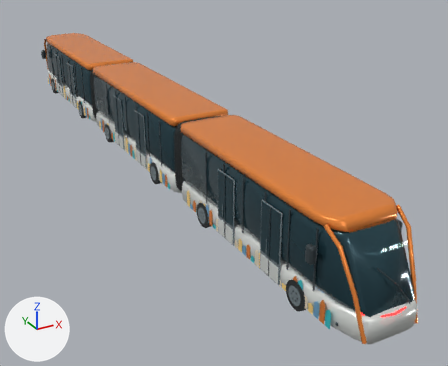
Two versions of the glTF model public/assets/art.glb, one commit apart.
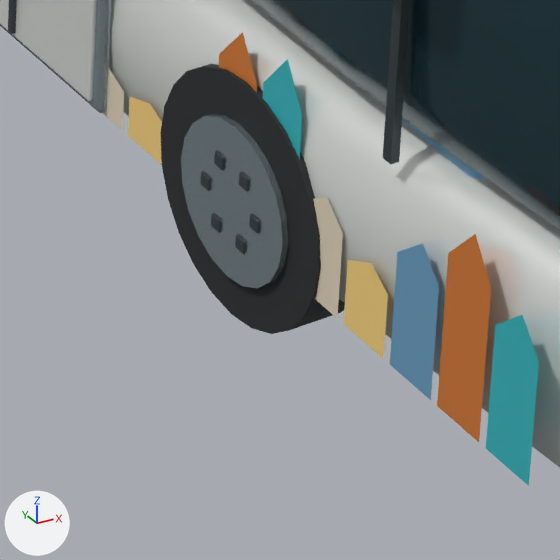
The first picture shows the older version from a camera (50 mm lens) standing at (-10.6, -36.7, 10.9) and looking at (2.3, -13.2, -0.9). The close-ups show the older and then the newer version on the part from 60% to 74% of the width and 74% to 93% of the height of that picture. Only the edits that show in the close-ups are written down. Every picture has the same lights, and +X, +Y and +Z are marked at lower left. Where no turn or scale is listed for an object, it has been applied to the vertices. Vertices at exactly the same position are counted once.

Objects in the first close-up: 'section_rear_blue', 'section_rear_dark', 'section_rear_door_left_0_pearl', 'section_rear_door_left_0_steel', 'section_rear_glass', 'section_rear_orange', 'section_rear_pearl', 'section_rear_sand', 'section_rear_steel', 'section_rear_teal', 'section_rear_wheel_left_0', 'section_rear_yellow' and 1 more.
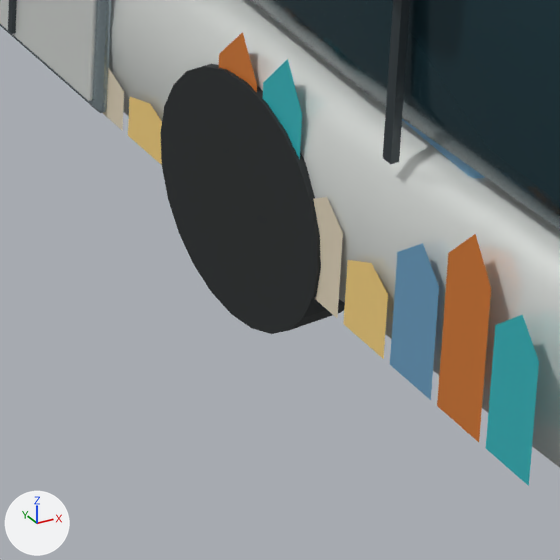
Changed parts and their boxes (x1, y1, x2, y2) in the close-ups (560 x 560 px; the box of a moved part takes in the faces that stretch with it):
'section_rear_steel', reshaped (not visible afterwards): before (181, 114, 288, 288)
'section_rear_dark', reshaped: before (200, 0, 410, 254); after (383, 0, 410, 164)
part 1 of me_cube_157, moved or reshaped (not visible afterwards): before (200, 171, 211, 191)
part 2 of me_cube_157, moved or reshaped (not visible afterwards): before (214, 151, 225, 170)
part 3 of me_cube_157, moved or reshaped (not visible afterwards): before (239, 172, 250, 191)
part 4 of me_cube_157, moved or reshaped (not visible afterwards): before (249, 214, 260, 233)
part 5 of me_cube_157, moved or reshaped (not visible afterwards): before (235, 234, 246, 254)
part 6 of me_cube_157, moved or reshaped (not visible afterwards): before (211, 213, 222, 232)

Diff of the bpy script that builds the scene:
```diff
--- a/public/assets/art.glb.py
+++ b/public/assets/art.glb.py
@@ me_cube_157 @@
 me_cube_157.from_pydata(...)  # 2328 vertices, 4484 faces; spans x -1.64..1.64, y -5.63..4.8, z -0.23..2.53
 # used by ob_section_rear_dark; location = (0.0, -21.2, 0.56)
+# me_cube_157 part 1: the loose piece of 80 vertices spanning x -1.38..-1.36, y -2.88..-2.82, z -0.1..-0.04 is moved by (0.16, 0.0, 0.0)
+# me_cube_157 part 2: the loose piece of 80 vertices spanning x -1.38..-1.36, y -2.95..-2.9, z 0.03..0.09 is moved by (0.16, 0.0, 0.0)
+# me_cube_157 part 3: the loose piece of 80 vertices spanning x -1.38..-1.36, y -3.1..-3.05, z 0.03..0.09 is moved by (0.16, 0.0, 0.0)
+# me_cube_157 part 4: the loose piece of 80 vertices spanning x -1.38..-1.36, y -3.18..-3.12, z -0.1..-0.04 is moved by (0.16, 0.0, 0.0)
+# me_cube_157 part 5: the loose piece of 80 vertices spanning x -1.38..-1.36, y -3.1..-3.05, z -0.23..-0.17 is moved by (0.16, 0.0, 0.0)
+# me_cube_157 part 6: the loose piece of 80 vertices spanning x -1.38..-1.36, y -2.95..-2.9, z -0.23..-0.17 is moved by (0.16, 0.0, 0.0)
 me_cube_157.materials.append(mat_dark)
@@ me_passenger_handrail_004 @@
 # used by ob_section_rear_steel; location = (0.0, -21.2, 0.0)
-me_passenger_handrail_004.from_pydata(...)  # 192 vertices, 336 faces; spans x -1.37..1.37, y -4.0..4.0, z 0.18..2.85
+me_passenger_handrail_004.from_pydata(...)  # 192 vertices, 336 faces; spans x -1.21..1.21, y -4.0..4.0, z 0.18..2.85
+# me_passenger_handrail_004 part 7: the loose piece of 40 vertices spanning x -1.37..-1.34, y -3.31..-2.69, z 0.18..0.8 is moved by (0.15, 0.0, 0.0)
+# other edits to the shape of me_passenger_handrail_004 do not show in these pictures
 me_passenger_handrail_004.materials.append(mat_steel)
```
